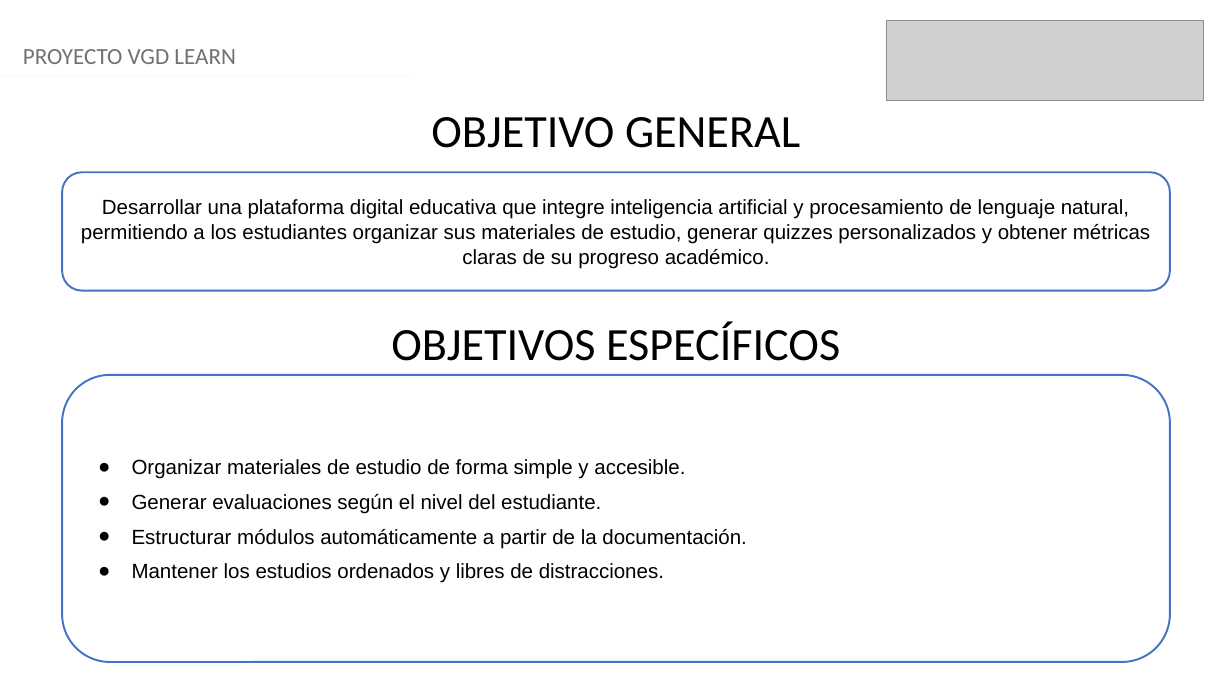
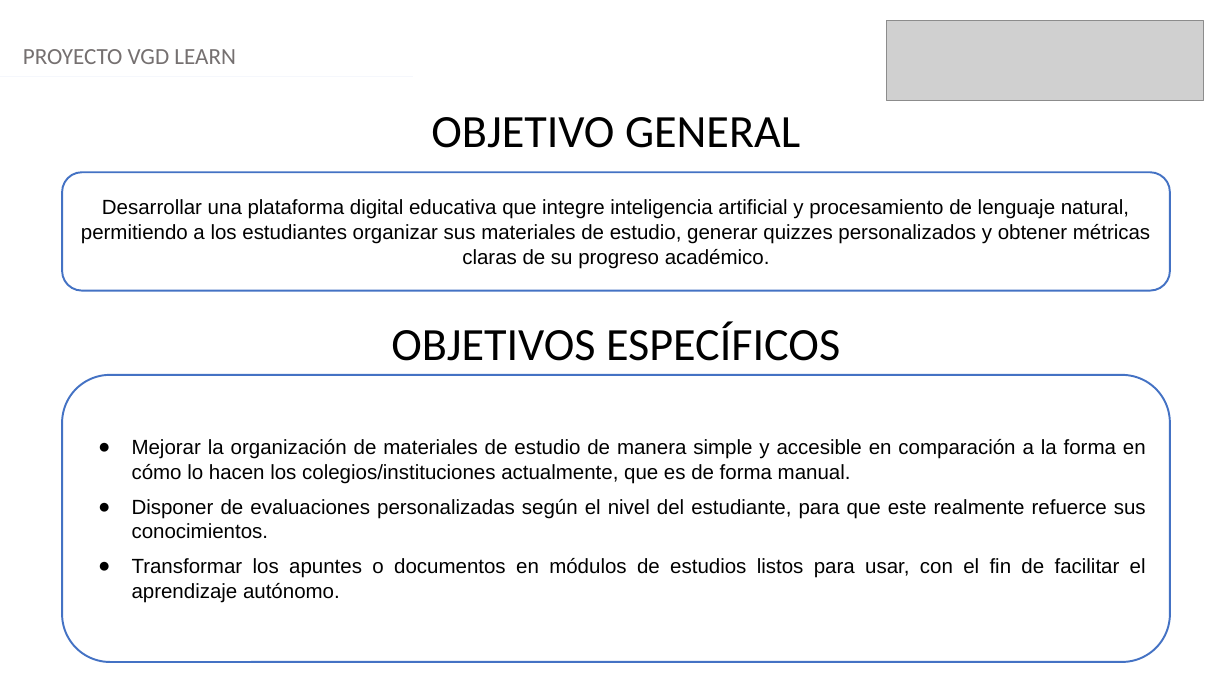
Before and after one commit to Viktorr2416/Proyecto-APT, a slide deck: slide 4 of Fase 2/Evidencias_Proyecto/Presentación proyecto.pptx. Drawn at 1232x693 pixels with LibreOffice and Linux fonts; fonts in the diff are those of the drawing; grey boxes stand for pictures. Boxes give left, top, right and bottom in pixels: in the first picture for what was removed or moved away, otherwise in the second. Text is boxed around its words. In the diff, an @@ line names an element or a change of style, - is before the commit and + after.

```diff
--- a/Fase 2/Evidencias_Proyecto/Presentación proyecto.pptx
+++ b/Fase 2/Evidencias_Proyecto/Presentación proyecto.pptx
@@ text in rounded rectangle at [132,439,1146,603]: text changed @@
-● Organizar materiales de estudio de forma simple y accesible.
-● Generar evaluaciones según el nivel del estudiante.
-● Estructurar módulos automáticamente a partir de la documentación.
-● Mantener los estudios ordenados y libres de distracciones.
+● Mejorar la organización de materiales de estudio de manera simple y accesible en comparación a la forma en cómo lo hacen los colegios/instituciones actualmente, que es de forma manual.
+● Disponer de evaluaciones personalizadas según el nivel del estudiante, para que este realmente refuerce sus conocimientos.
+● Transformar los apuntes o documentos en módulos de estudios listos para usar, con el fin de facilitar el aprendizaje autónomo.
```
Also in this commit, not shown: 5 other slides changed.
